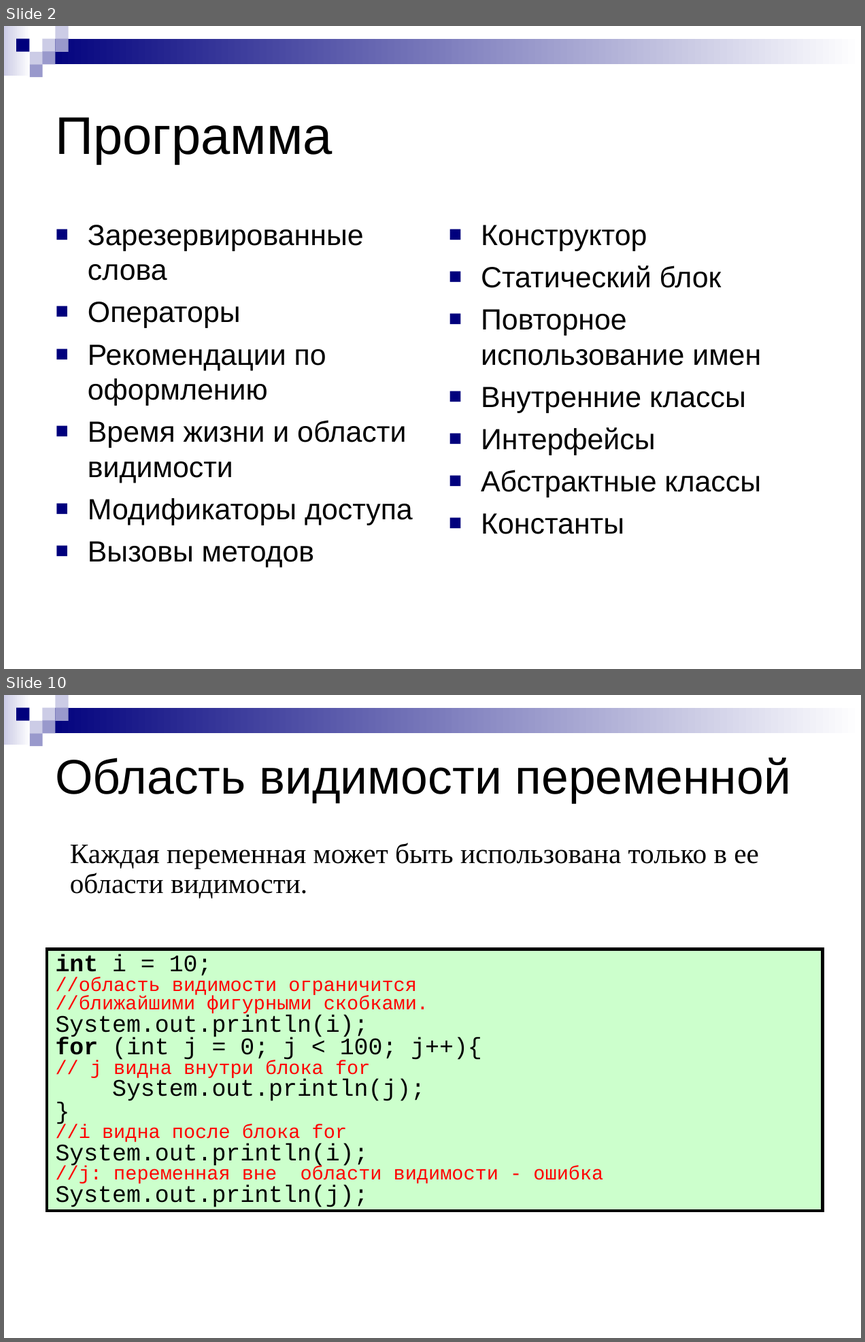
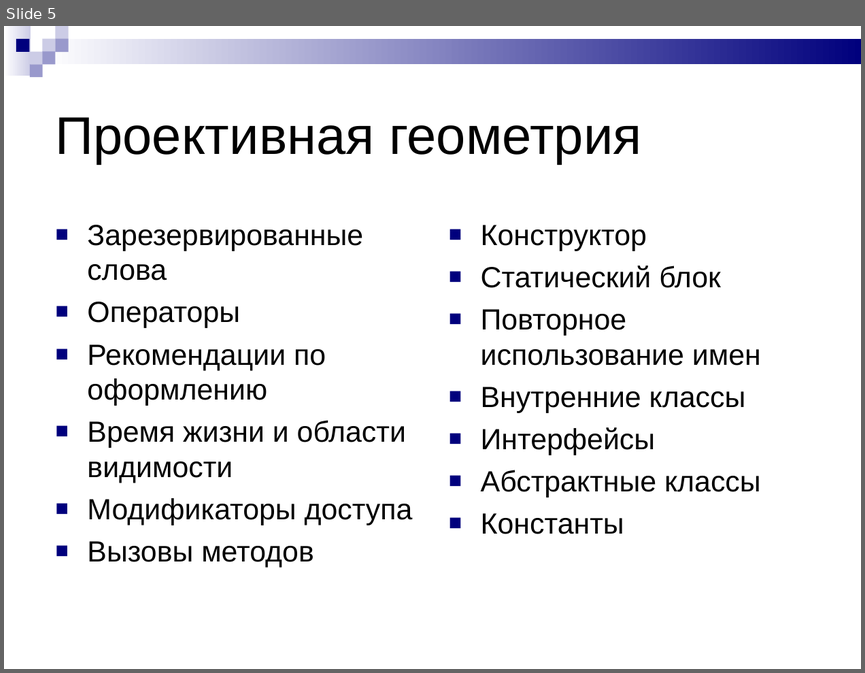
Before and after one commit to Chuvi-w/lisiynos, a slide deck: schedule/Однородные координаты.ppt. Shown one above the other, each under a label of ours: slides 2 and 10 before the commit, slide 5 after it; the slides between them are not shown. The pictures are 865x1342 and 865x673 pixels, drawn with LibreOffice and Linux fonts; fonts in the diff are those of the drawing. Boxes give left, top, right and bottom in pixels: in the first picture for what was removed or moved away, otherwise in the second. Text is boxed around its words. In the diff, an @@ line names an element or a change of style, - is before the commit and + after.

```diff
--- a/schedule/Однородные координаты.ppt
+++ b/schedule/Однородные координаты.ppt
@@ slide 10 removed at box(4, 695, 861, 1338), background #FFFFFF; not listed: 9 template elements that a slide beside it also shows @@
@@ title removed at box(55, 758, 791, 803) @@
-Область видимости переменной
@@ text removed at box(70, 843, 759, 898) @@
-Каждая переменная может быть использована только в ее области видимости.
@@ rectangle removed at box(47, 949, 823, 1210) @@
-int i = 10;
-//область видимости ограничится
-//ближайшими фигурными скобками.
-System.out.println(i);
-for (int j = 0; j < 100; j++){
-// j видна внутри блока for
-System.out.println(j);
-}
-//i видна после блока for
-System.out.println(i);
-//j: переменная вне области видимости - ошибка
-System.out.println(j);
@@ what was slide 2 is now slide 5 @@
@@ slide 5 changed as well @@
@@ rectangle at box(4, 26, 31, 76): fill gradient #CCCCE6 to #FFFFFF to gradient #FFFFFF to #CCCCE6 @@
@@ rectangle at box(43, 38, 861, 64): fill gradient #00007D to #FFFFFF to gradient #FFFFFF to #00007D @@
@@ text at box(56, 117, 641, 164): text changed @@
-Программа
+Проективная геометрия
```
Also in this commit, not shown: 2 other slides changed, 6 slides added, 57 other slides removed, 1 other file.
